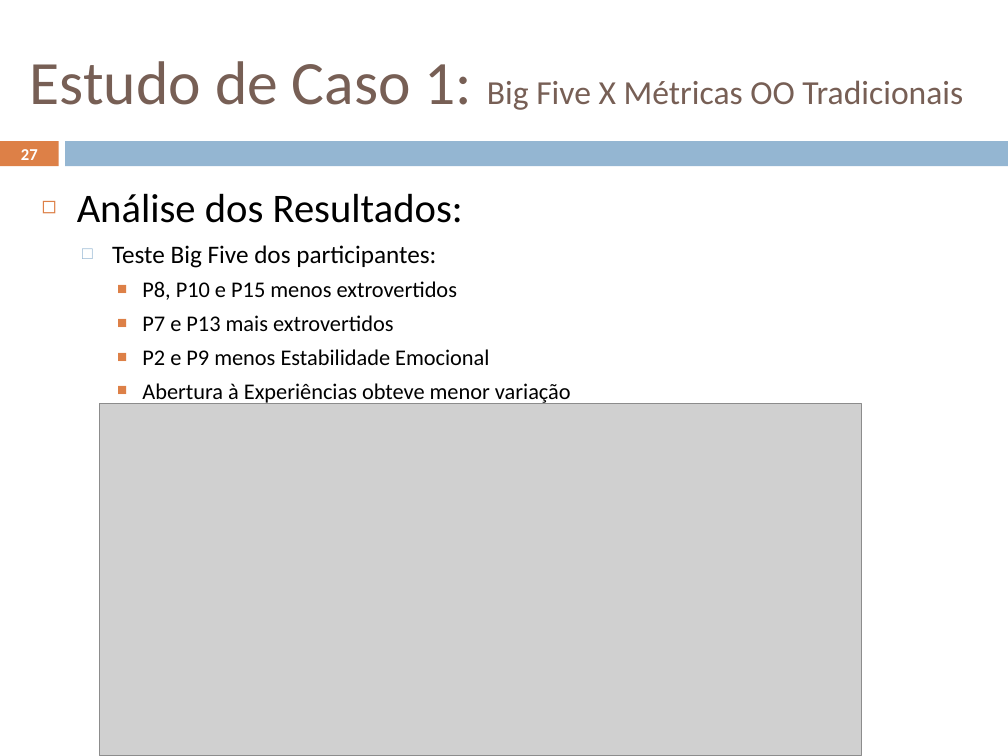
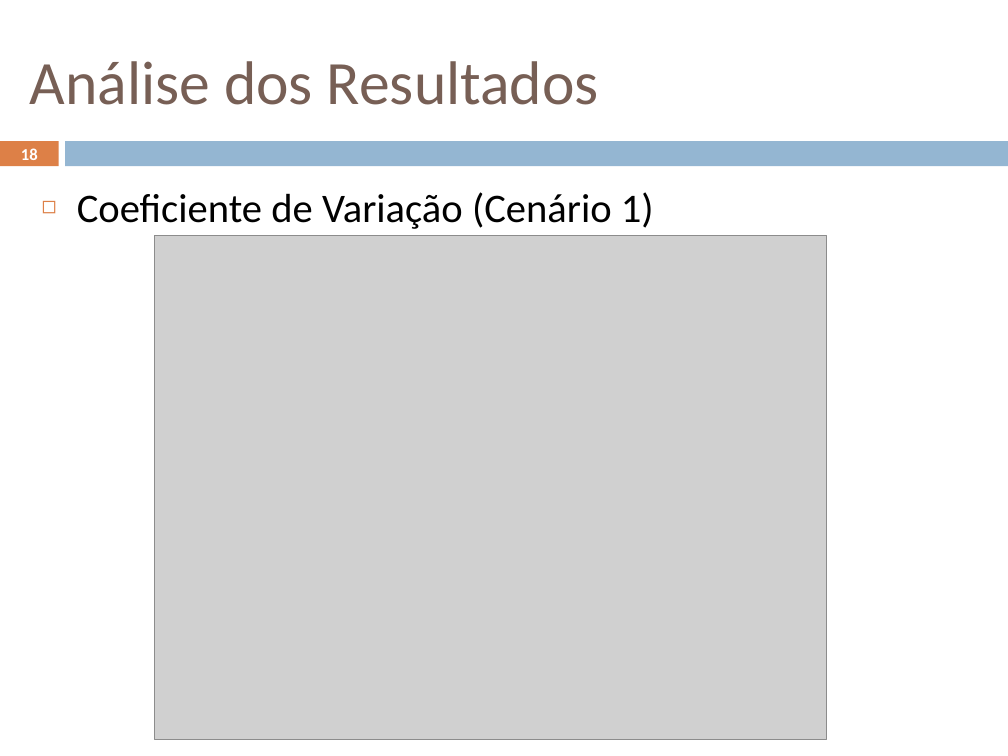
Before and after one commit to geoleite/Mestrado, a slide deck: slide 18 of Apresentacao/ApresentaçãoV1.pptx (slide 27 before the commit). Drawn at 1008x756 pixels with LibreOffice and Linux fonts; fonts in the diff are those of the drawing; grey boxes stand for pictures. Boxes give left, top, right and bottom in pixels: in the first picture for what was removed or moved away, otherwise in the second. Text is boxed around its words. In the diff, an @@ line names an element or a change of style, - is before the commit and + after.

```diff
--- a/Apresentacao/ApresentaçãoV1.pptx
+++ b/Apresentacao/ApresentaçãoV1.pptx
@@ title at <box>30,61,599,105</box>: text changed; size 24 to 44 pt @@
-Estudo de Caso 1: Big Five X Métricas OO Tradicionais
+Análise dos Resultados
@@ page number at <box>21,148,38,160</box>: text changed @@
-27
+18
@@ text at <box>77,192,654,229</box>: text changed; size 16 to 29 pt @@
-◻ Análise dos Resultados:
-  □ Teste Big Five dos participantes:
-    ■ P8, P10 e P15 menos extrovertidos
-    ■ P7 e P13 mais extrovertidos
-    ■ P2 e P9 menos Estabilidade Emocional
-    ■ Abertura à Experiências obteve menor variação
+◻ Coeficiente de Variação (Cenário 1)
@@ picture: place and size @@
-picture at <box>99,403,861,756</box>
+picture at <box>155,235,828,739</box>
```
Also in this commit, not shown: 8 other slides changed, 13 slides added, 29 slides removed, 29 other files.
